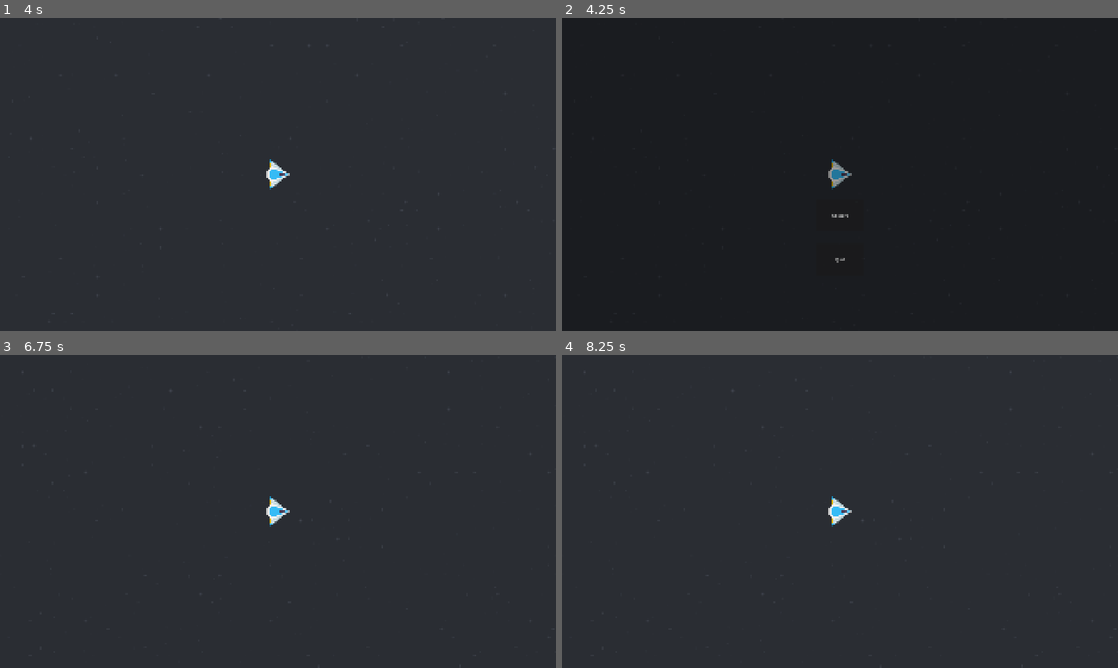
Above: before the commit, frames 1-4 (two rows, left to right).
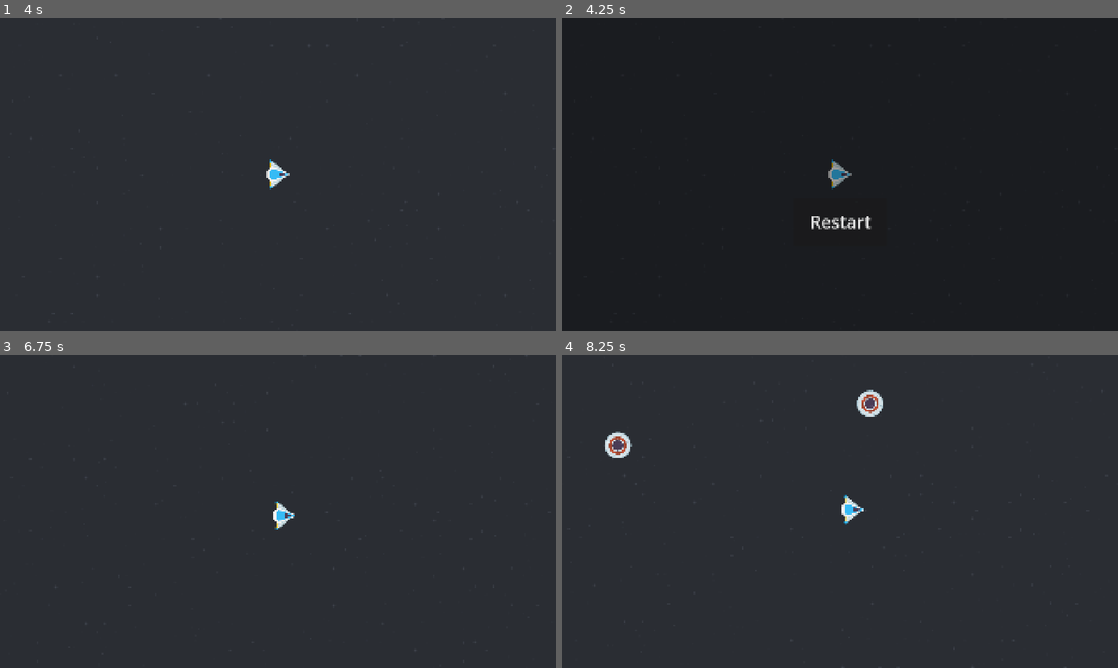
Above: after the commit, the same moments.

Repository: two-sticks-and-a-rock/space-arcade
Game: Godot game, scene res://scenes/main.tscn
The game is run twice, just before and just after one commit, with the same random seed, the same clock (stepped at 60 frames per second) and the same inputs.
Inputs (mouse positions are in pixels of both pictures, inside the frame that each line leads up to):
- Up to frame 1 (4 s): tap Enter at 0.5, 2.75 s; move the mouse to (400, 158) at 0.52 s; press the mouse at (400, 158) at 0.53 s; tap Space at 1.25 s; move the mouse to (166, 190) at 1.27 s; release the mouse at (166, 190) at 1.28 s; click (166, 190) at 1.35 s; move the mouse to (333, 105) at 2.02 s; press the mouse at (333, 105) at 2.03 s; move the mouse to (250, 237) at 2.77 s; release the mouse at (250, 237) at 2.78 s; click (250, 237) at 2.85 s; move the mouse to (444, 221) at 3.52 s; press the mouse at (444, 221) at 3.53 s
- Up to frame 2 (4.25 s): tap Escape (pause) at 4.15 s
- Up to frame 3 (6.75 s): release the mouse at (444, 558) at 4.25 s; click "Restart" at 4.25 s; tap Space at 5, 6.5 s; move the mouse to (111, 464) at 5.02 s; click (111, 464) at 5.1 s; tap Enter at 5.75 s; move the mouse to (305, 511) at 5.77 s; press the mouse at (305, 511) at 5.78 s; move the mouse to (194, 433) at 6.52 s; release the mouse at (194, 433) at 6.53 s; click (194, 433) at 6.6 s
- Up to frame 4 (8.25 s): move the mouse to (962, 495) at 7.27 s; press the mouse at (962, 495) at 7.28 s; move the mouse to (728, 527) at 8.02 s; release the mouse at (728, 527) at 8.03 s; click (728, 527) at 8.1 s

Frame 1 is identical in both runs. In frame 2, 0.3% of the frame differs, in the area x 44-56%, y 62-79%; in frame 3, 0.3%; in frame 4, 1.0%, in the area x 7-58%, y 11-55%.

Commit message:
fix: Fix buggy pause menu functionality (#25)
* Fix restart to fully reset enemies and player velocity

* remove quit for now since it doesn't really work for browser

Diff:
--- a/scenes/MOVER.gd
+++ b/scenes/MOVER.gd
@@ -5,6 +5,10 @@
 
 var velocity
 
+func reset() -> void:
+	direction = Vector2.ZERO
+	speed = 0.0
+
 func get_movement() -> Vector2:
 	return velocity
 
--- a/scenes/enemies/enemy.gd
+++ b/scenes/enemies/enemy.gd
@@ -3,18 +3,14 @@
 @onready var player = get_parent().get_node("%player") as StaticBody2D
 
 var speed = Vector2(randf_range(250.0, 300.0), 0.0)
-# Called when the node enters the scene tree for the first time.
+
 func _ready():
 	var mob_types = Array($AnimatedSprite2D.sprite_frames.get_animation_names())
 	$AnimatedSprite2D.animation = mob_types[0]
 	$AnimatedSprite2D.play()
-
 
 func _physics_process(_delta):
 	look_at(player.position)
 	velocity = speed.rotated(rotation)
 	velocity -= Mover.get_movement()
 	move_and_slide()
-
-func _on_visible_on_screen_notifier_2d_screen_exited():
-	queue_free()
--- a/scenes/main.gd
+++ b/scenes/main.gd
@@ -3,10 +3,13 @@
 @export var enemy_scene : PackedScene
 
 func new_game():
-	# $Player.start($StartPosition.position)
 	$EnemyTimer.start()
 
-# Called when the node enters the scene tree for the first time.
+func free_enemies():
+	for child in get_children():
+		if (child is CharacterBody2D):
+			child.queue_free()
+
 func _ready():
 	new_game()
 
--- a/scenes/menu.gd
+++ b/scenes/menu.gd
@@ -2,14 +2,15 @@
 
 func _ready():
 	pass # Replace with function body.
+@onready var main = get_parent()
 
 func _input(_event: InputEvent) -> void:
-	if Input.is_action_pressed("pause"):
+	if Input.is_action_just_pressed("pause"):
 		visible = !visible
 		get_tree().paused = !get_tree().paused
 
-func _on_quit_pressed():
-	get_tree().quit()
-
 func _on_restart_pressed():
+	Mover.reset()
+	main.free_enemies()
+	get_tree().paused = false
 	get_tree().reload_current_scene()
--- a/scenes/menu.tscn
+++ b/scenes/menu.tscn
@@ -17,27 +17,13 @@
 anchor_top = 0.5
 anchor_right = 0.5
 anchor_bottom = 0.5
-offset_left = -81.0
-offset_top = 86.0
-offset_right = 81.0
-offset_bottom = 196.0
+offset_left = -160.0
+offset_top = 82.0
+offset_right = 163.03638
+offset_bottom = 245.0
 grow_horizontal = 2
 grow_vertical = 2
+theme_override_font_sizes/font_size = 60
 text = "Restart"
 
-[node name="quit" type="Button" parent="." unique_id=1931921609]
-anchors_preset = 8
-anchor_left = 0.5
-anchor_top = 0.5
-anchor_right = 0.5
-anchor_bottom = 0.5
-offset_left = -81.0
-offset_top = 238.0
-offset_right = 81.0
-offset_bottom = 348.0
-grow_horizontal = 2
-grow_vertical = 2
-text = "Quit"
-
 [connection signal="pressed" from="restart" to="." method="_on_restart_pressed"]
-[connection signal="pressed" from="quit" to="." method="_on_quit_pressed"]
